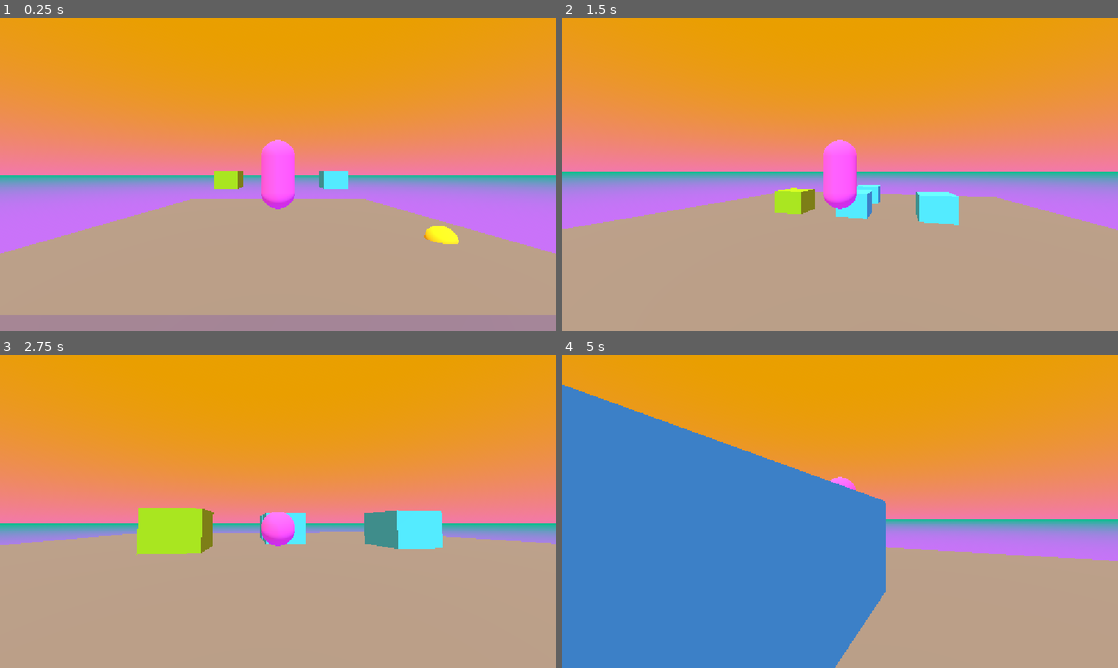
Above: before the commit, frames 1-4 (two rows, left to right).
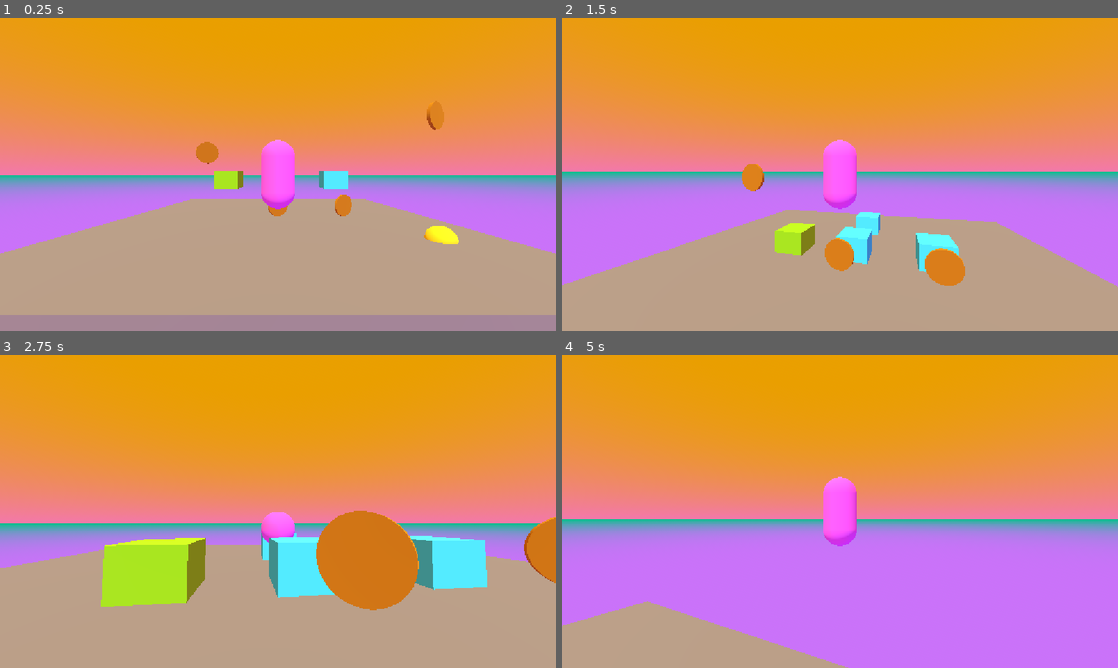
Above: after the commit, the same moments.

Repository: 17Dodecahedrons/Spieleentwicklungskurs
Game: Godot game, scene res://szenen/level_1.tscn
The game is run twice, just before and just after one commit, with the same random seed, the same clock (stepped at 60 frames per second) and the same inputs.
Inputs (mouse positions are in pixels of both pictures, inside the frame that each line leads up to):
- Up to frame 1 (0.25 s): no input
- Up to frame 2 (1.5 s): move the mouse to (867, 174) at 0.52 s; hold Ctrl (crouch) 0.53-1.28 s; hold W (forward) from 0.53 s (still down); tap Space (jump) at 0.77 s; move the mouse to (812, 174) at 1.27 s; tap Shift (sprint) at 1.35 s
- Up to frame 3 (2.75 s): keep holding W (forward); tap Space (jump) at 1.52 s; move the mouse to (289, 505) at 2.02 s; hold Ctrl (crouch) from 2.03 s (still down)
- Up to frame 4 (5 s): keep holding W (forward); move the mouse to (834, 517) at 2.77 s; release Ctrl (crouch) at 2.78 s; tap Shift (sprint) at 2.85, 4.35 s; tap Space (jump) at 3.02, 3.77, 4.52 s; move the mouse to (878, 514) at 3.52 s; hold Ctrl (crouch) 3.53-4.28 s; move the mouse to (795, 508) at 4.27 s

The runs differ from the first frame. In frame 1, 0.6% of the frame differs, in the area x 35-80%, y 27-64%; in frame 2, 14%; in frame 3, 17%; in frame 4, 57%, in the area x 0-100%, y 9-100%.

Commit message:
jump force, death barrier decl, coins

Diff:
--- /dev/null
+++ b/skripte/coin_1.gd
@@ -0,0 +1,13 @@
+extends Area3D
+
+const ROTATIONS_GESCHWINDIGKEIT = 2.0
+
+func _process(delta: float) -> void:
+	# Rotiere
+	rotate_y(ROTATIONS_GESCHWINDIGKEIT * delta)
+	# Signal
+	self.body_entered.connect(_on_body_entered)
+
+func _on_body_entered(body: Node3D):
+	if body.is_in_group("player"):
+		queue_free() # Lösche mich selbst
--- a/skripte/game_manager.gd
+++ b/skripte/game_manager.gd
@@ -1,13 +1,13 @@
 extends Node3D
 
 @onready var defeat_screen = $CanvasLayerDefeat
+@onready var death_barrier = get_tree().current_scene.find_child("DeathBarrier")
 var game_over = false
 
 func _ready() -> void:
 	defeat_screen.hide()
 
-	# Finde Death Barrier in der Szene
-	var death_barrier = get_tree().current_scene.find_child("DeathBarrier")
+	# Signal
 	if death_barrier.has_signal("trigger_loss"):
 		death_barrier.trigger_loss.connect(_trigger_loss)
 
--- a/skripte/steve.gd
+++ b/skripte/steve.gd
@@ -1,7 +1,7 @@
 extends CharacterBody3D
 
 const SPIELER_GESCHWINDIGKEIT = 5.0
-const SPRUNGKRAFT = 4.5
+const SPRUNGKRAFT = 7.0
 @onready var steve_mesh = $MeshInstance3D
 @onready var steve_col = $CollisionShape3D
 @onready var camera = $SpringArm3D/Camera3D
--- /dev/null
+++ b/szenen/coin_1.tscn
@@ -0,0 +1,29 @@
+[gd_scene format=3 uid="uid://y001bph1a2t2"]
+
+[ext_resource type="Script" uid="uid://od728635htu4" path="res://skripte/coin_1.gd" id="1_q40xq"]
+
+[sub_resource type="StandardMaterial3D" id="StandardMaterial3D_buy1u"]
+albedo_color = Color(1, 0.7176471, 0.13725491, 1)
+metallic = 0.76
+
+[sub_resource type="CylinderMesh" id="CylinderMesh_g4v7s"]
+material = SubResource("StandardMaterial3D_buy1u")
+height = 0.1
+
+[sub_resource type="CylinderShape3D" id="CylinderShape3D_vjuwo"]
+height = 0.1
+
+[node name="Coin1" type="Node3D" unique_id=966937899]
+
+[node name="Area3D" type="Area3D" parent="." unique_id=328034886]
+collision_layer = 0
+collision_mask = 4
+script = ExtResource("1_q40xq")
+
+[node name="MeshInstance3D" type="MeshInstance3D" parent="Area3D" unique_id=1277392511]
+transform = Transform3D(1, 0, 0, 0, -4.371139e-08, -1, 0, 1, -4.371139e-08, 0, 0, 0)
+mesh = SubResource("CylinderMesh_g4v7s")
+
+[node name="CollisionShape3D" type="CollisionShape3D" parent="Area3D" unique_id=470313073]
+transform = Transform3D(1, 0, 0, 0, -4.371139e-08, -1, 0, 1, -4.371139e-08, 0, 0, 0)
+shape = SubResource("CylinderShape3D_vjuwo")
--- a/szenen/level_1.tscn
+++ b/szenen/level_1.tscn
@@ -5,6 +5,7 @@
 [ext_resource type="PackedScene" uid="uid://b0ng4i8ihueso" path="res://szenen/jump_bubble.tscn" id="3_041cm"]
 [ext_resource type="PackedScene" uid="uid://csa6k5800fvi0" path="res://szenen/game_manager.tscn" id="4_58t2n"]
 [ext_resource type="Script" uid="uid://ckscgudqvvopu" path="res://skripte/death_barrier.gd" id="5_0xjei"]
+[ext_resource type="PackedScene" uid="uid://y001bph1a2t2" path="res://szenen/coin_1.tscn" id="6_rdh1c"]
 
 [sub_resource type="BoxMesh" id="BoxMesh_g4v7s"]
 size = Vector3(17, 0.5, 17)
@@ -86,4 +87,18 @@
 transform = Transform3D(1, 0, 0, 0, 1, 0, 0, 0, 1, 0, -3.8428955, 0)
 shape = SubResource("BoxShape3D_g4v7s")
 
+[node name="Coins" type="Node3D" parent="." unique_id=956549296]
+transform = Transform3D(1, 0, 0, 0, 1, 0, 0, 0, 1, 0, 1.2240486, 2.4408703)
+
+[node name="Coin1" parent="Coins" unique_id=966937899 instance=ExtResource("6_rdh1c")]
+
+[node name="Coin2" parent="Coins" unique_id=2027117140 instance=ExtResource("6_rdh1c")]
+transform = Transform3D(1, 0, 0, 0, 1, 0, 0, 0, 1, 5.7963223, 3.6131096, 2.0776038)
+
+[node name="Coin3" parent="Coins" unique_id=193274201 instance=ExtResource("6_rdh1c")]
+transform = Transform3D(1, 0, 0, 0, 1, 0, 0, 0, 1, 3.0710964, 0, 0)
+
+[node name="Coin4" parent="Coins" unique_id=1274407990 instance=ExtResource("6_rdh1c")]
+transform = Transform3D(1, 0, 0, 0, 1, 0, 0, 0, 1, -3.312204, 2.4657354, 0)
+
 [editable path="Boxen/Box2"]
Not shown, changed: branch_description.txt
Not shown, added: skripte/coin_1.gd.uid
